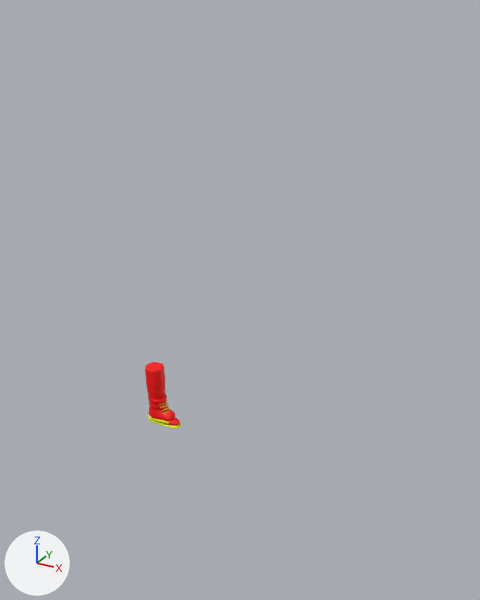
One commit to the glTF model m/gente/manos.glb: the scene before it, then after it.
Camera for both pictures: a camera (50 mm lens) standing at (2.17, -2.88, 2.32) and looking at (0.47, 0.2, 0.78). The lights are fixed; the arrows at lower left show +X, +Y and +Z. The picture after the commit comes second. Where no turn or scale is listed for an object, it has been applied to the vertices.

Before the edit, the objects in view are built like this:
```python
me_botamadre = bpy.data.meshes.new('botaMadre')
me_botamadre.from_pydata(...)  # 961 vertices, 1899 faces; spans x -0.103..0.103, y -0.059..0.059, z -0.194..0.194
me_botamadre.materials.append(mat_defaultmaterial_003)
ob_botamadre = bpy.data.objects.new('botaMadre', me_botamadre)
ob_botamadre.location = (0.029, 0.0, 0.116)
```
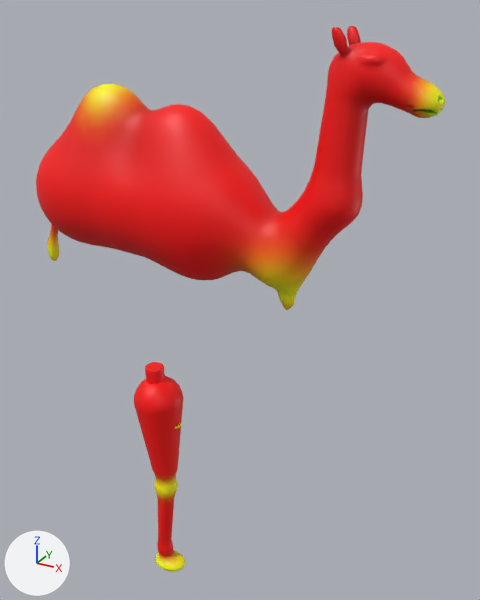
Location of each change, (x1, y1, x2, y2) in pixels of the pictures (480 x 600 px):
'camello', added (red): after (36, 26, 445, 310)
'pataCamello', added (red): after (134, 376, 185, 572)

The change, as a list of edits to the scene's bpy script:
```text
Add mat_defaultmaterial_006:
    mat_defaultmaterial_006 = bpy.data.materials.new('DefaultMaterial.006')
    mat_defaultmaterial_006.use_nodes = True; mat_defaultmaterial_006.node_tree.nodes.clear()
    _N = mat_defaultmaterial_006.node_tree.nodes; _L = mat_defaultmaterial_006.node_tree.links
    n0 = _N.new('ShaderNodeOutputMaterial'); n0.name = 'Material Output'
    n1 = _N.new('ShaderNodeBsdfPrincipled'); n1.name = 'Principled BSDF'
    n2 = _N.new('ShaderNodeVertexColor'); n2.name = 'Color Attribute'
    _L.new(n1.outputs[0], n0.inputs[0])  # 'BSDF' to 'Surface'
    _L.new(n2.outputs[0], n1.inputs[0])  # 'Color' to 'Base Color'
Add mat_defaultmaterial_005:
    mat_defaultmaterial_005 = bpy.data.materials.new('DefaultMaterial.005')
    mat_defaultmaterial_005.use_nodes = True; mat_defaultmaterial_005.node_tree.nodes.clear()
    _N = mat_defaultmaterial_005.node_tree.nodes; _L = mat_defaultmaterial_005.node_tree.links
    n0 = _N.new('ShaderNodeOutputMaterial'); n0.name = 'Material Output'
    n1 = _N.new('ShaderNodeBsdfPrincipled'); n1.name = 'Principled BSDF'
    n2 = _N.new('ShaderNodeVertexColor'); n2.name = 'Color Attribute'
    _L.new(n1.outputs[0], n0.inputs[0])  # 'BSDF' to 'Surface'
    _L.new(n2.outputs[0], n1.inputs[0])  # 'Color' to 'Base Color'
Add me_patacamello:
    me_patacamello.from_pydata(...)  # 452 vertices, 900 faces; spans x -0.15..0.15, y -0.15..0.15, z -0.76..0.76
    me_patacamello.materials.append(mat_defaultmaterial_006)
Add me_camello:
    me_camello.from_pydata(...)  # 2596 vertices, 5200 faces; spans x -1.16..1.16, y -0.3..0.3, z -0.69..0.69
    me_camello.materials.append(mat_defaultmaterial_005)
Add ob_patacamello:
    ob_patacamello = bpy.data.objects.new('pataCamello', me_patacamello)
    ob_patacamello.location = (0.001, 0.0, -0.523)
Add ob_camello:
    ob_camello = bpy.data.objects.new('camello', me_camello)
    ob_camello.location = (0.38, 0.0, 1.562)
```
